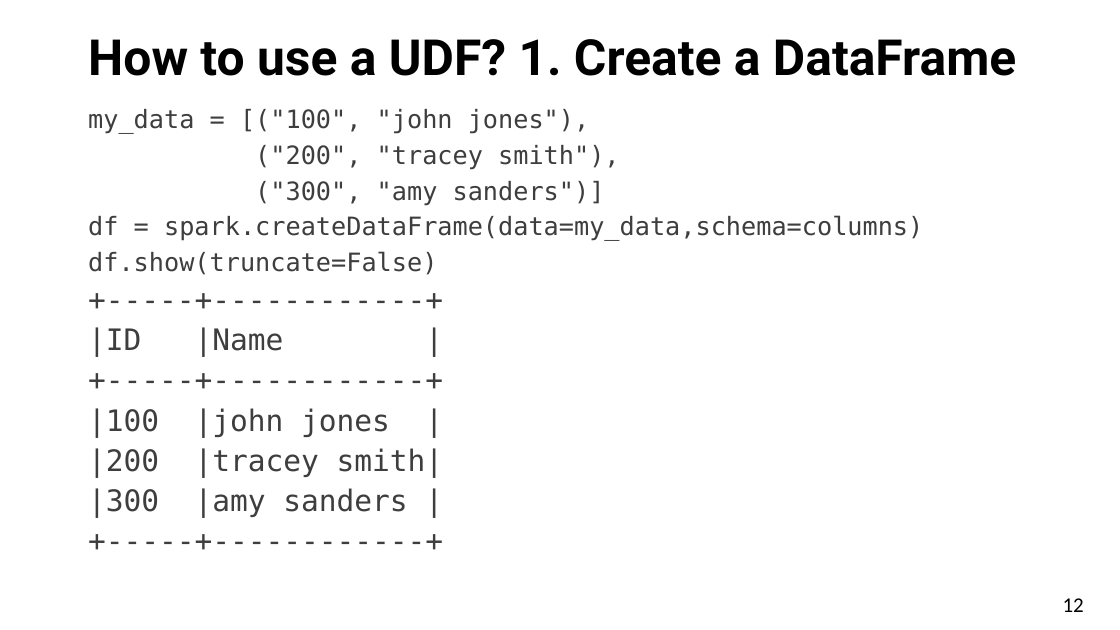
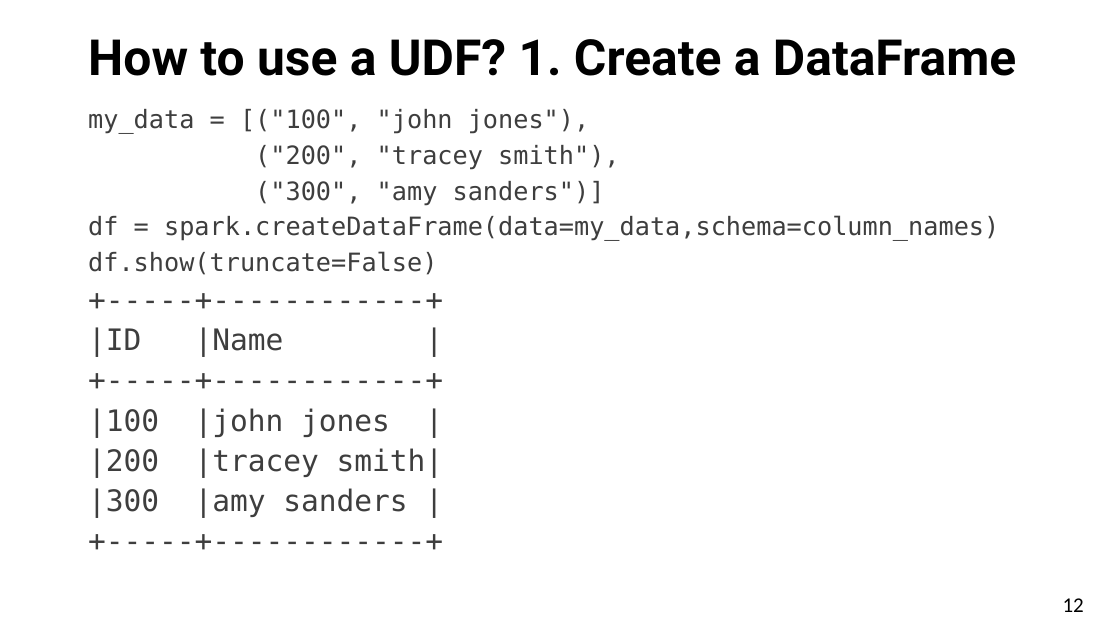
Before and after one commit to mahmoudparsian/big-data-mapreduce-course, a slide deck: slide 12 of slides/pyspark/dataframes_slides/dataFrames_transformations_UDF.pptx. Drawn at 1120x630 pixels with LibreOffice and Linux fonts; fonts in the diff are those of the drawing; background and template pictures are left out. Boxes give left, top, right and bottom in pixels: in the first picture for what was removed or moved away, otherwise in the second. Text is boxed around its words. In the diff, an @@ line names an element or a change of style, - is before the commit and + after.

```diff
--- a/slides/pyspark/dataframes_slides/dataFrames_transformations_UDF.pptx
+++ b/slides/pyspark/dataframes_slides/dataFrames_transformations_UDF.pptx
@@ text at (88, 215, 999, 241): text changed @@
-df = spark.createDataFrame(data=my_data,schema=columns)
+df = spark.createDataFrame(data=my_data,schema=column_names)
```
Also in this commit, not shown: 2 other slides changed, 3 other files.
